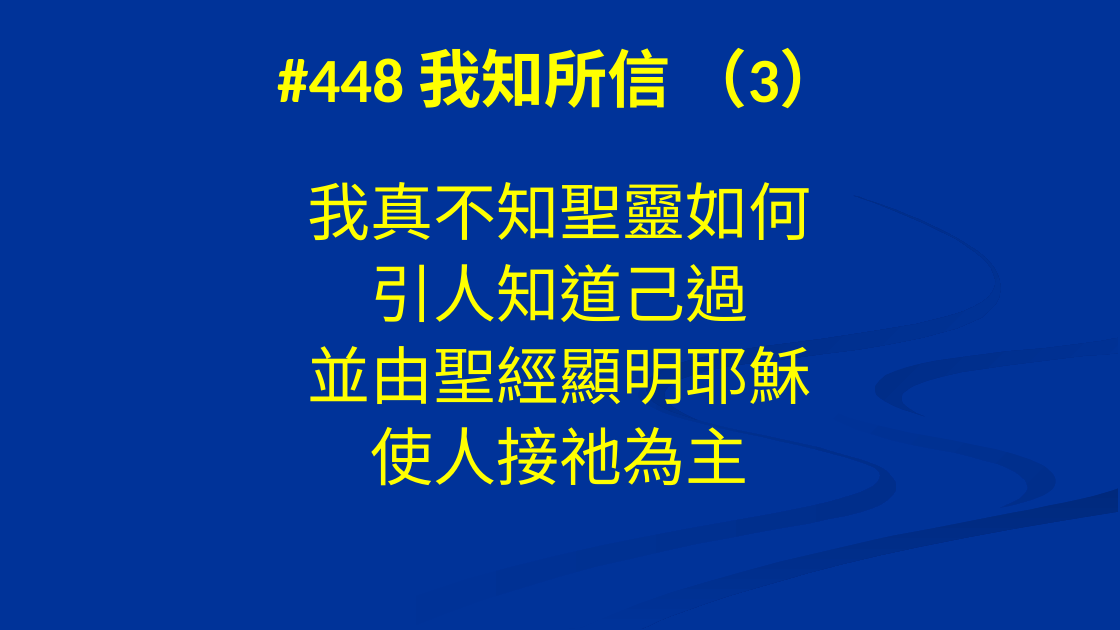
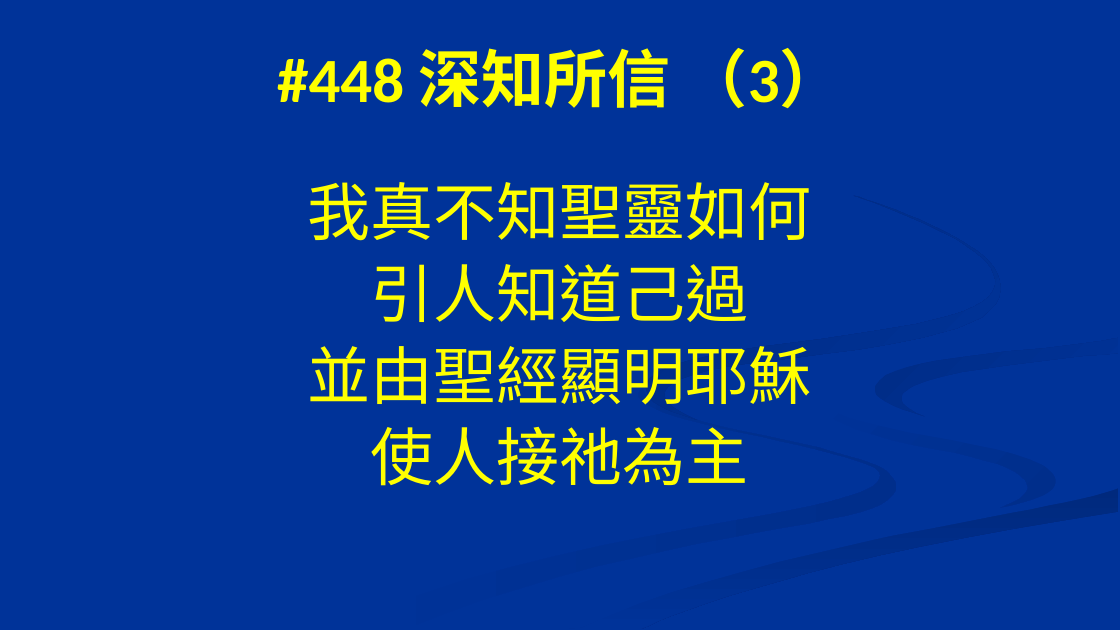
Before and after one commit to dyno/zanmei, a slide deck: slide 5 of processed/mvccc/448_深知所信.pptx. Drawn at 1120x630 pixels with LibreOffice and Linux fonts; fonts in the diff are those of the drawing. Boxes give left, top, right and bottom in pixels: in the first picture for what was removed or moved away, otherwise in the second. Text is boxed around its words. In the diff, an @@ line names an element or a change of style, - is before the commit and + after.

Commit message:
correct title

```diff
--- a/processed/mvccc/448_深知所信.pptx
+++ b/processed/mvccc/448_深知所信.pptx
@@ title at (277,48,843,108): text changed @@
-#448 我知所信 （3）
+#448 深知所信 （3）
```
Also in this commit, not shown: 7 other slides changed.
